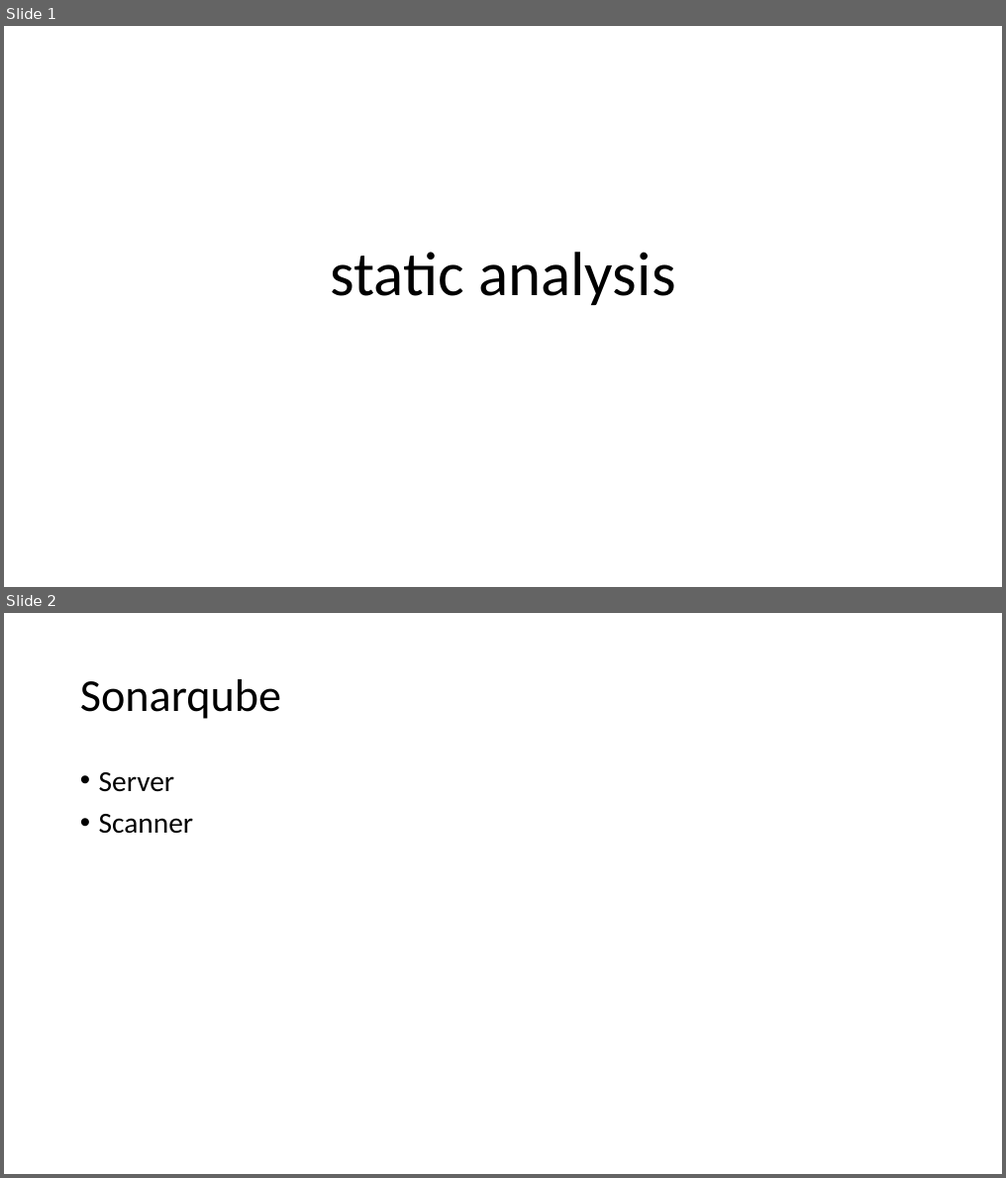
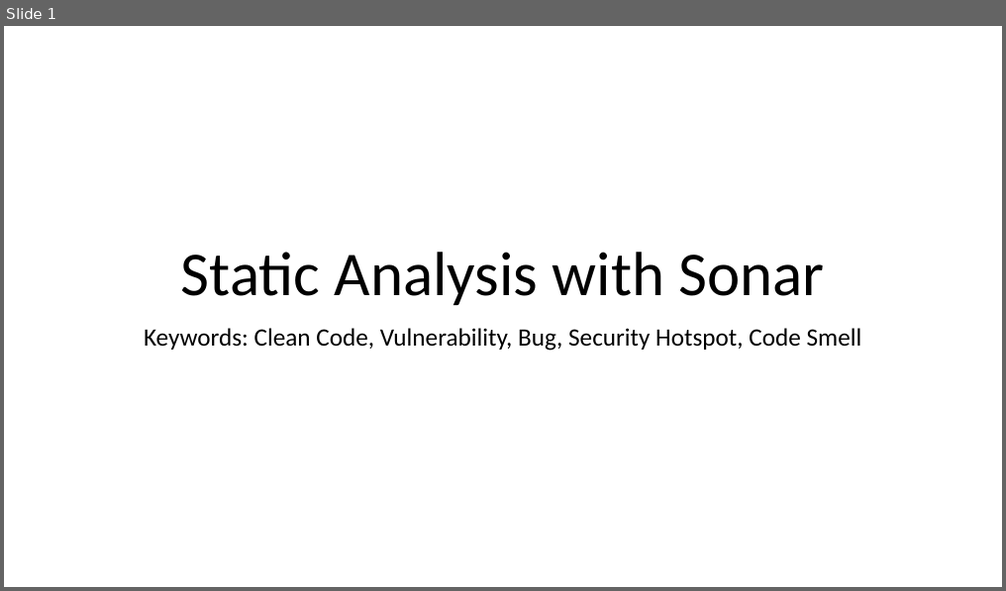
Before and after one commit to crcaguilerapo/static-analysis, a slide deck: static analysis.pptx. Shown one above the other, each under a label of ours: slides 1 and 2 before the commit, slide 1 after it. The pictures are 1006x1178 and 1006x591 pixels, drawn with LibreOffice and Linux fonts; fonts in the diff are those of the drawing. Boxes give left, top, right and bottom in pixels: in the first picture for what was removed or moved away, otherwise in the second. Text is boxed around its words. In the diff, an @@ line names an element or a change of style, - is before the commit and + after.

```diff
--- a/static analysis.pptx
+++ b/static analysis.pptx
@@ slide 2 removed at (4,613,1002,1174), background #FFFFFF @@
@@ title removed at (80,679,281,719) @@
-Sonarqube
@@ text removed at (99,772,193,834) @@
-• Server
-• Scanner
@@ slide 1 changed as well @@
@@ title at (181,252,824,305): text changed @@
-static analysis
+Static Analysis with Sonar
@@ subtitle added at (144,328,862,351), 24 pt, text #000000 @@
+Keywords: Clean Code, Vulnerability, Bug, Security Hotspot, Code Smell
```
Also in this commit, not shown: 6 slides added, 8 other files.
